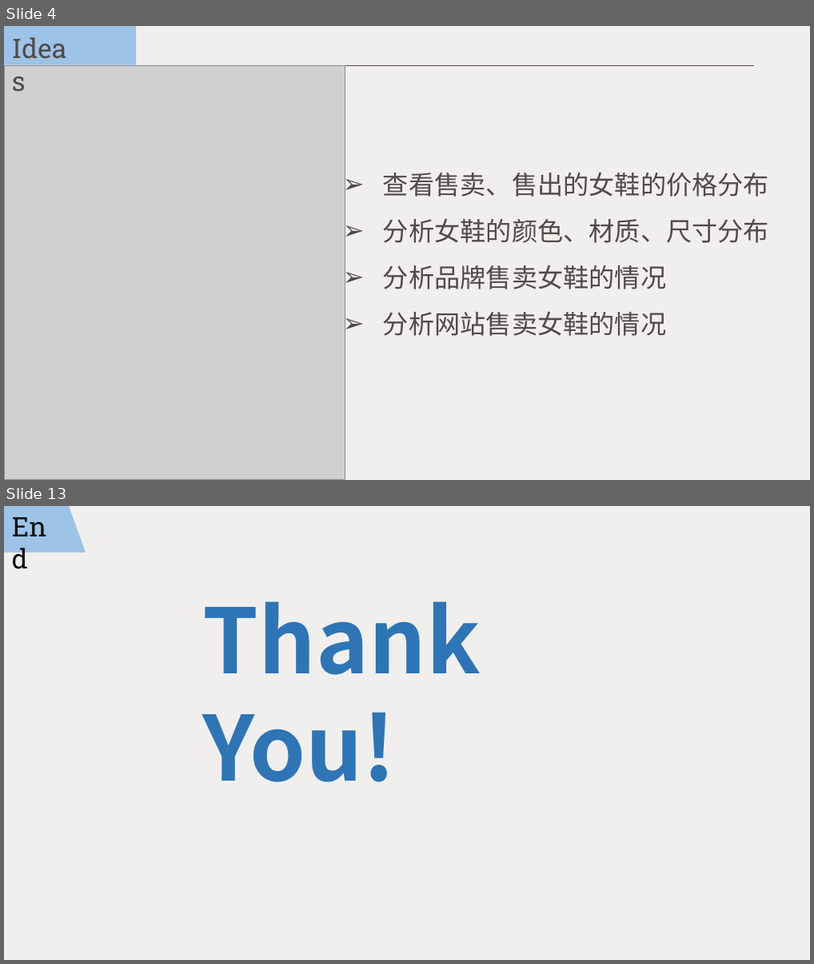
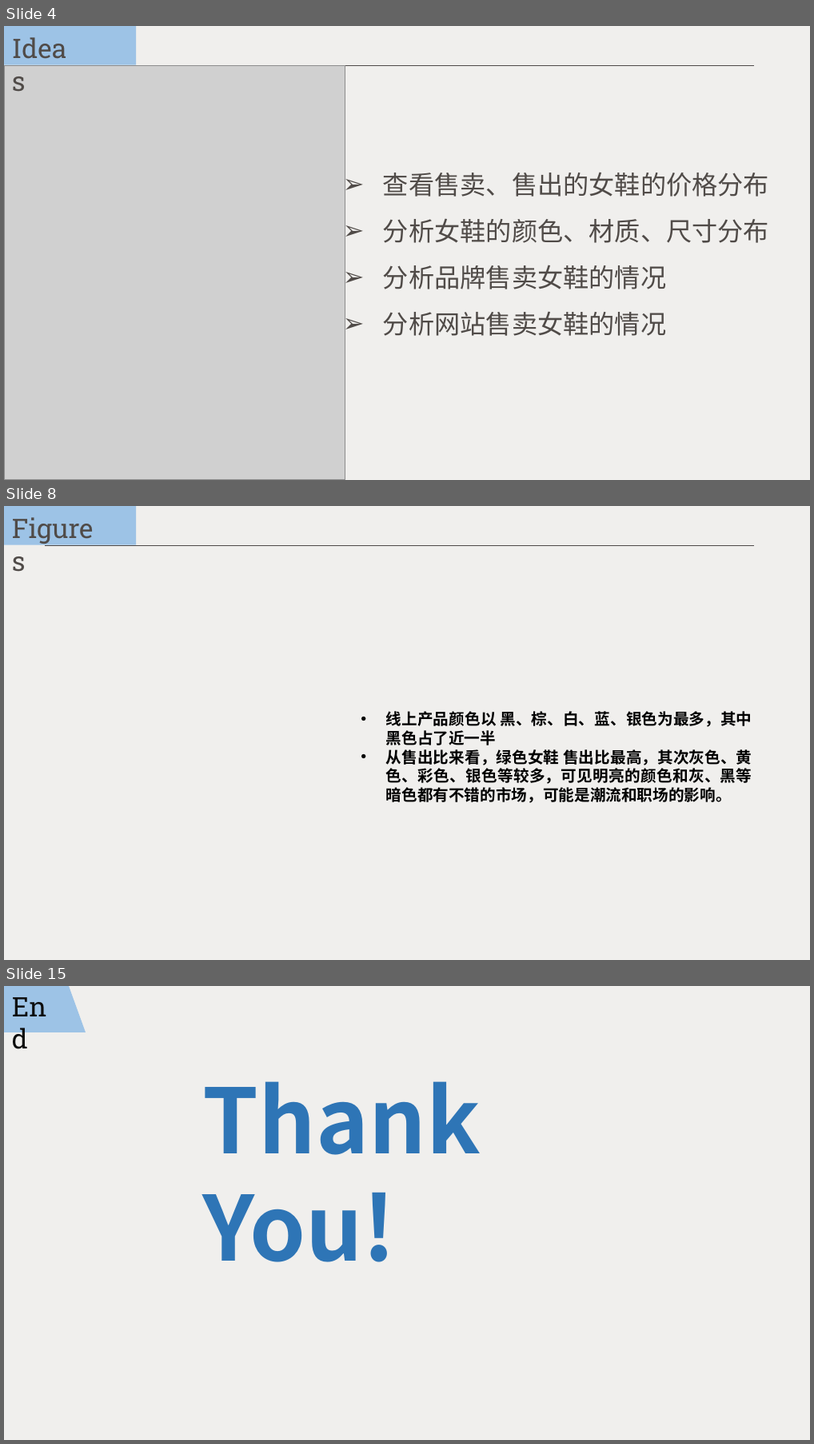
Before and after one commit to ShiyuNie/DataAnalysis-SQLTableauPractice, a slide deck: OnlineWomenShoes.pptx. Shown one above the other, each under a label of ours: slides 4 and 13 before the commit, slides 4, 8 and 15 after it; the slides between them are not shown. The pictures are 814x964 and 814x1444 pixels, drawn with LibreOffice and Linux fonts; fonts in the diff are those of the drawing; grey boxes stand for pictures; background and template pictures are left out. Boxes give left, top, right and bottom in pixels: in the first picture for what was removed or moved away, otherwise in the second. Text is boxed around its words. In the diff, an @@ line names an element or a change of style, - is before the commit and + after.

```diff
--- a/OnlineWomenShoes.pptx
+++ b/OnlineWomenShoes.pptx
@@ slide 8 added at [4, 506, 810, 960], background picture (left out) @@
@@ rectangle added at [4, 506, 136, 544], fill #9DC3E6 @@
@@ text added at [4, 508, 114, 548], 24 pt, text #504B48 @@
+Figures
@@ line added from (754, 545) to (45, 545), #4D4948 0.75 pt @@
@@ text added at [386, 711, 753, 803], 14 pt, text #000000, bold @@
+• 线上产品颜色以 黑、棕、白、蓝、银色为最多，其中黑色占了近一半
+• 从售出比来看，绿色女鞋 售出比最高，其次灰色、黄色、彩色、银色等较多，可见明亮的颜色和灰、黑等暗色都有不错的市场，可能是潮流和职场的影响。
@@ what was slide 13 is now slide 15 @@
```
Also in this commit, not shown: 4 slides changed, 5 other slides added, 4 slides removed.
